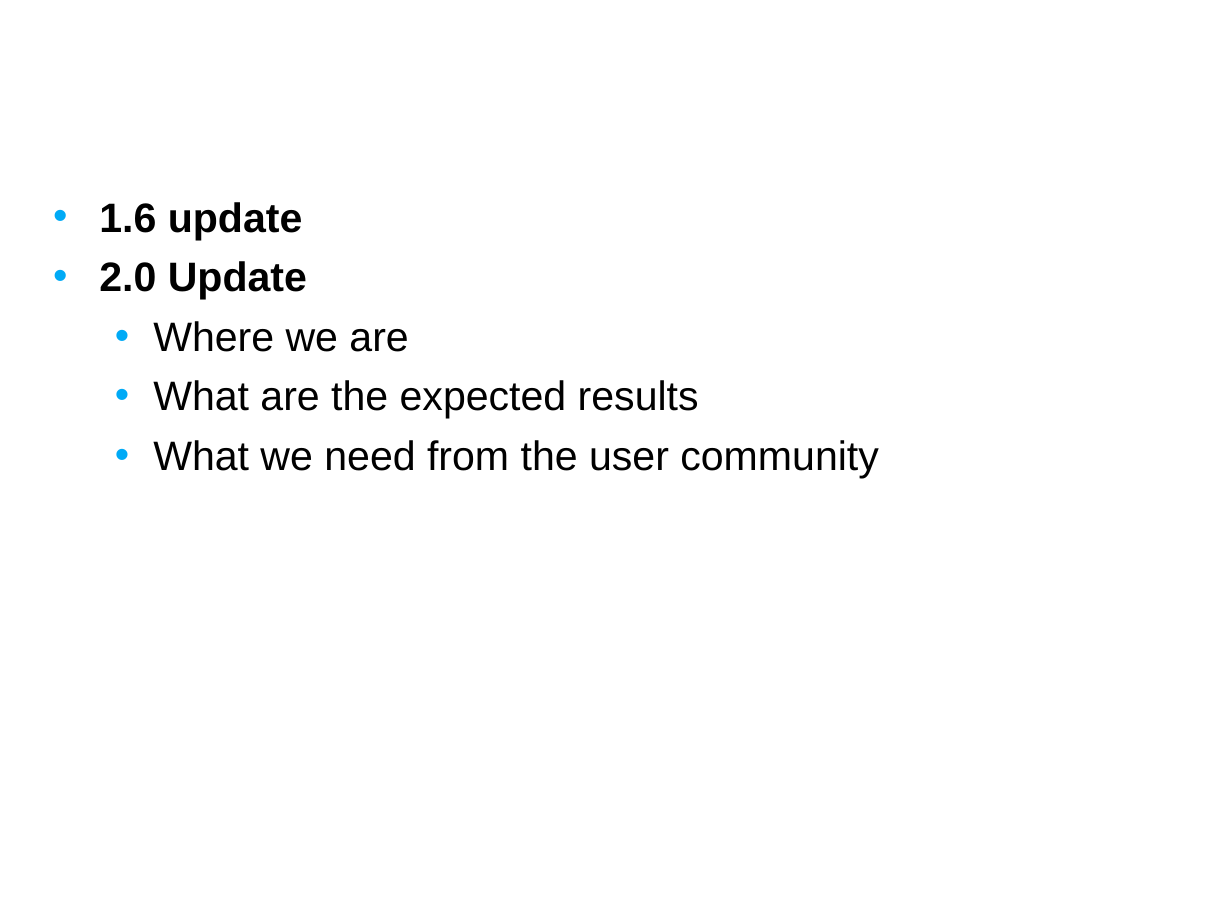
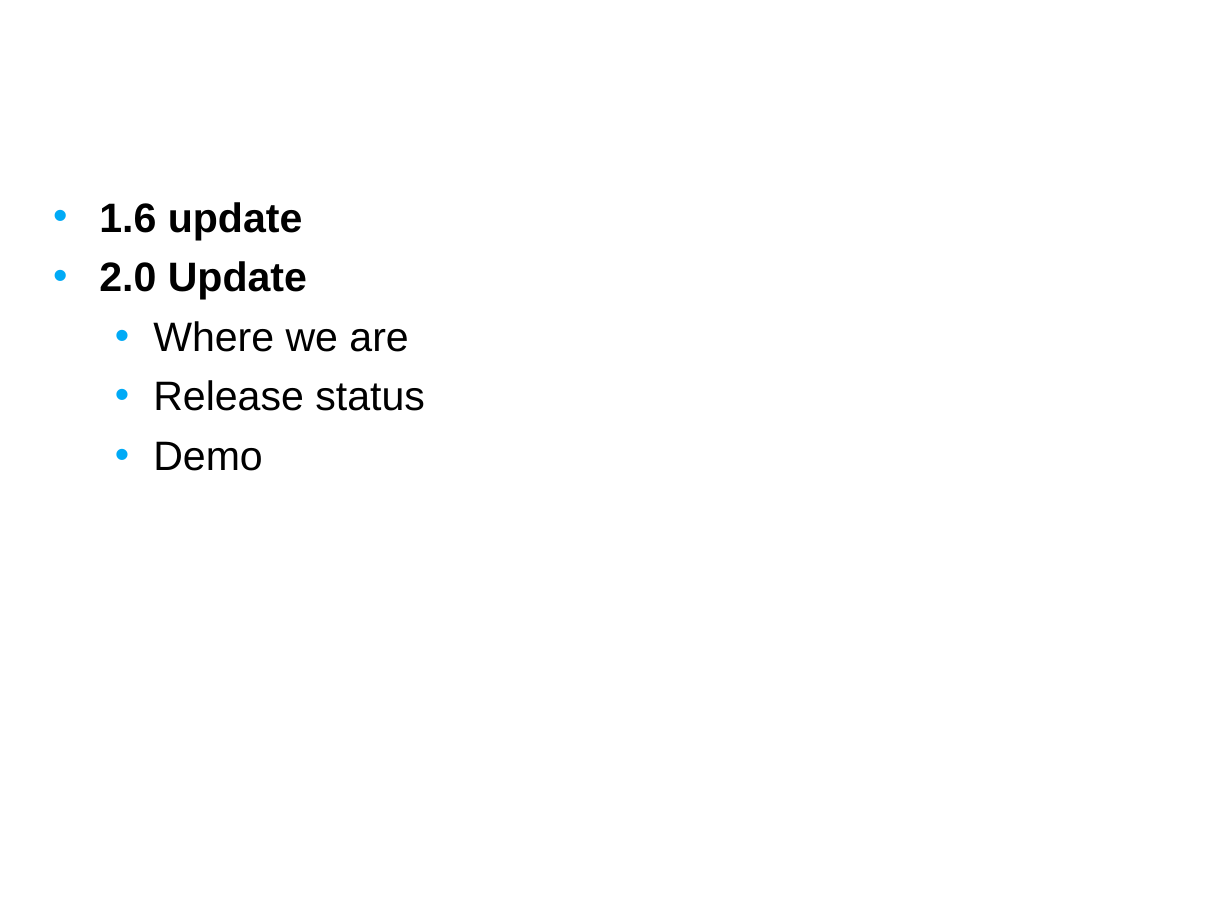
Before and after one commit to NCIP/caarray-docs, a slide deck: slide 2 of project_management/open_meetings/caArray User Community Meeting Nov28.ppt. Drawn at 1232x924 pixels with LibreOffice and Linux fonts; fonts in the diff are those of the drawing; background and template pictures are left out. Boxes give left, top, right and bottom in pixels: in the first picture for what was removed or moved away, otherwise in the second. Text is boxed around its words. In the diff, an @@ line names an element or a change of style, - is before the commit and + after.

```diff
--- a/project_management/open_meetings/caArray User Community Meeting Nov28.ppt
+++ b/project_management/open_meetings/caArray User Community Meeting Nov28.ppt
@@ text at (153, 380, 425, 471): text changed @@
-  • What are the expected results
-  • What we need from the user community
+  • Release status
+  • Demo
```
Also in this commit, not shown: 4 other slides changed, 4 slides added, 14 slides removed.
